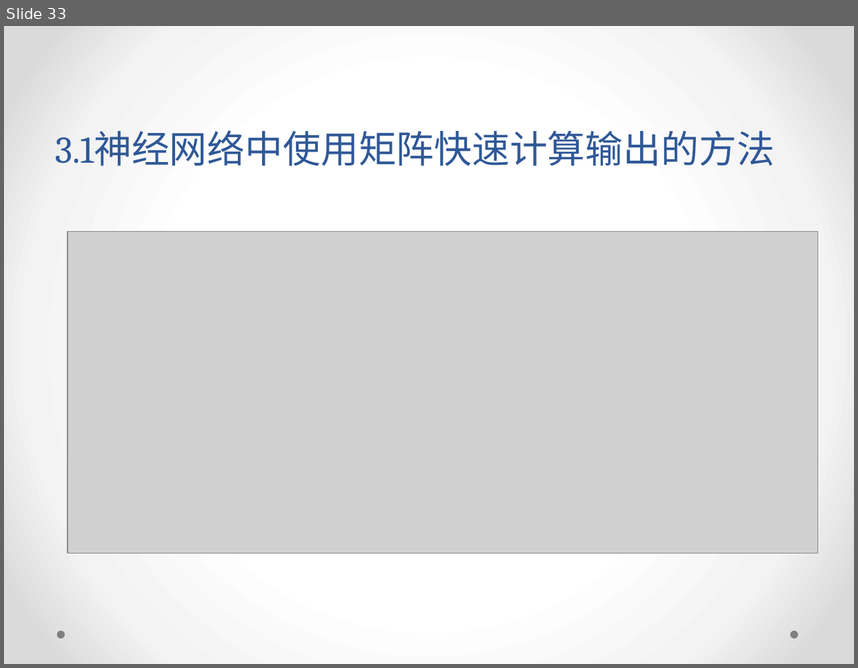
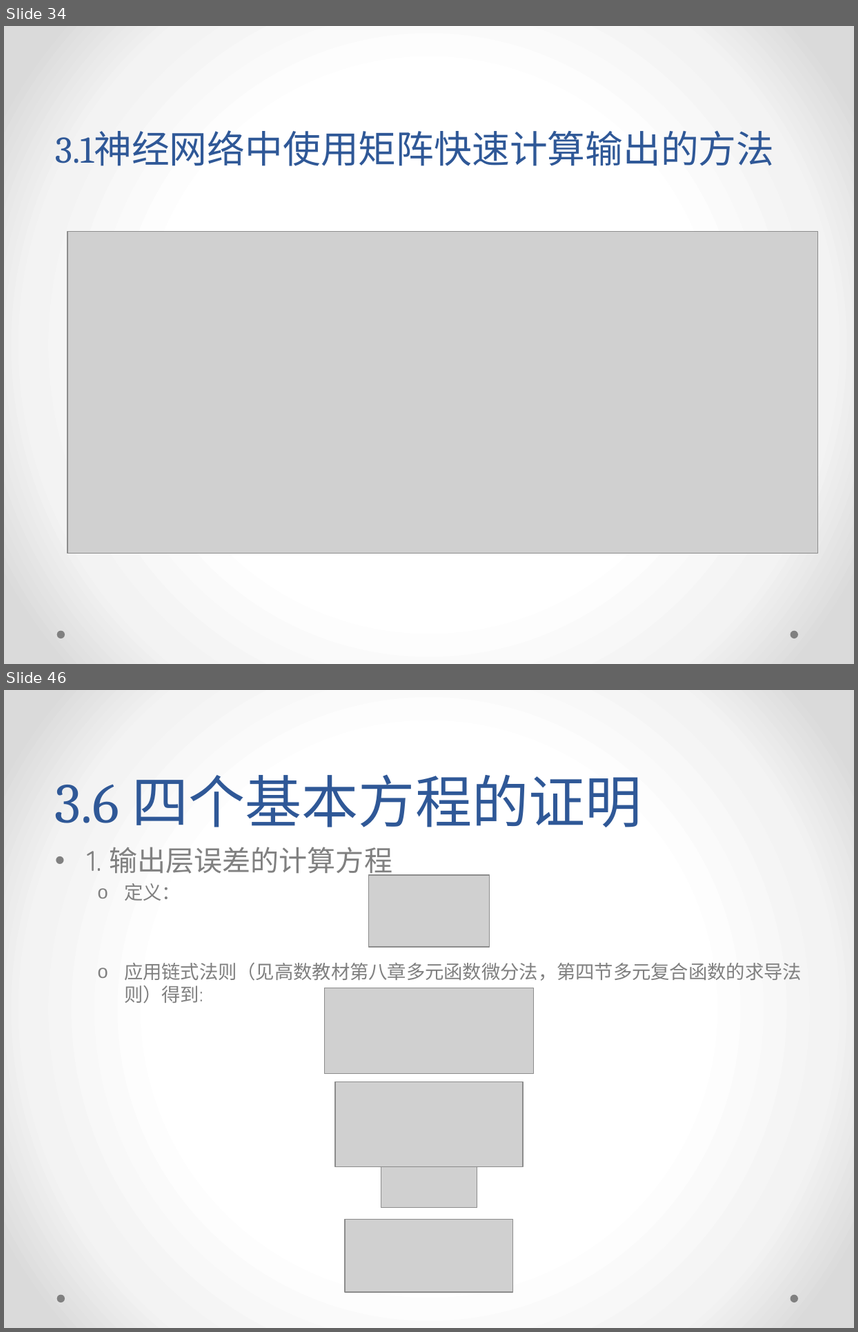
Before and after one commit to yish0000/neuralnetwork, a slide deck: 深度学习数学原理初探.pptx. Shown one above the other, each under a label of ours: slide 33 before the commit, slides 34 and 46 after it; the slides between them are not shown. The pictures are 858x668 and 858x1332 pixels, drawn with LibreOffice and Linux fonts; fonts in the diff are those of the drawing; grey boxes stand for pictures; background and template pictures are left out. Boxes give left, top, right and bottom in pixels: in the first picture for what was removed or moved away, otherwise in the second. Text is boxed around its words. In the diff, an @@ line names an element or a change of style, - is before the commit and + after.

```diff
--- a/深度学习数学原理初探.pptx
+++ b/深度学习数学原理初探.pptx
@@ slide 46 added at [4,690,854,1328], background gradient #FFFFFF to #F4F4F4 to #DADADA; not listed: 2 template elements that a slide beside it also shows @@
@@ title added at [55,774,642,827], 48 pt, text #2F5897 @@
+3.6 四个基本方程的证明
@@ text added at [87,847,802,1003], 16 pt, text #808080 @@
+• 1. 输出层误差的计算方程
+  o 定义：
+  o 应⽤链式法则（见高数教材第八章多元函数微分法，第四节多元复合函数的求导法则）得到:
@@ picture added at [369,876,489,947] @@
@@ picture added at [324,987,534,1074] @@
@@ picture added at [335,1082,524,1167] @@
@@ picture added at [381,1166,477,1207] @@
@@ picture added at [345,1219,513,1291] @@
@@ what was slide 33 is now slide 34 @@
```
Also in this commit, not shown: 3 slides changed, 23 other slides added.
